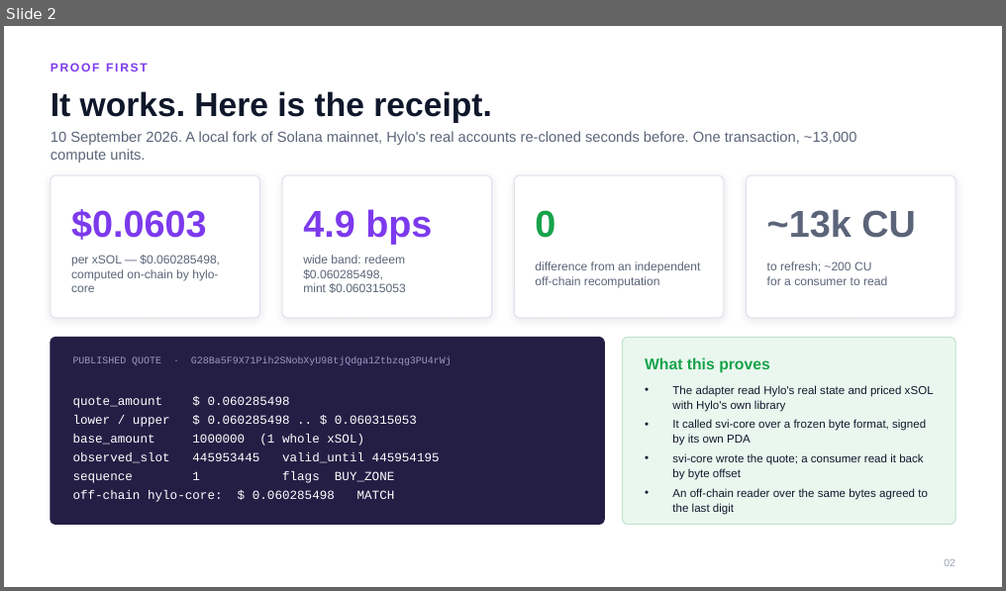
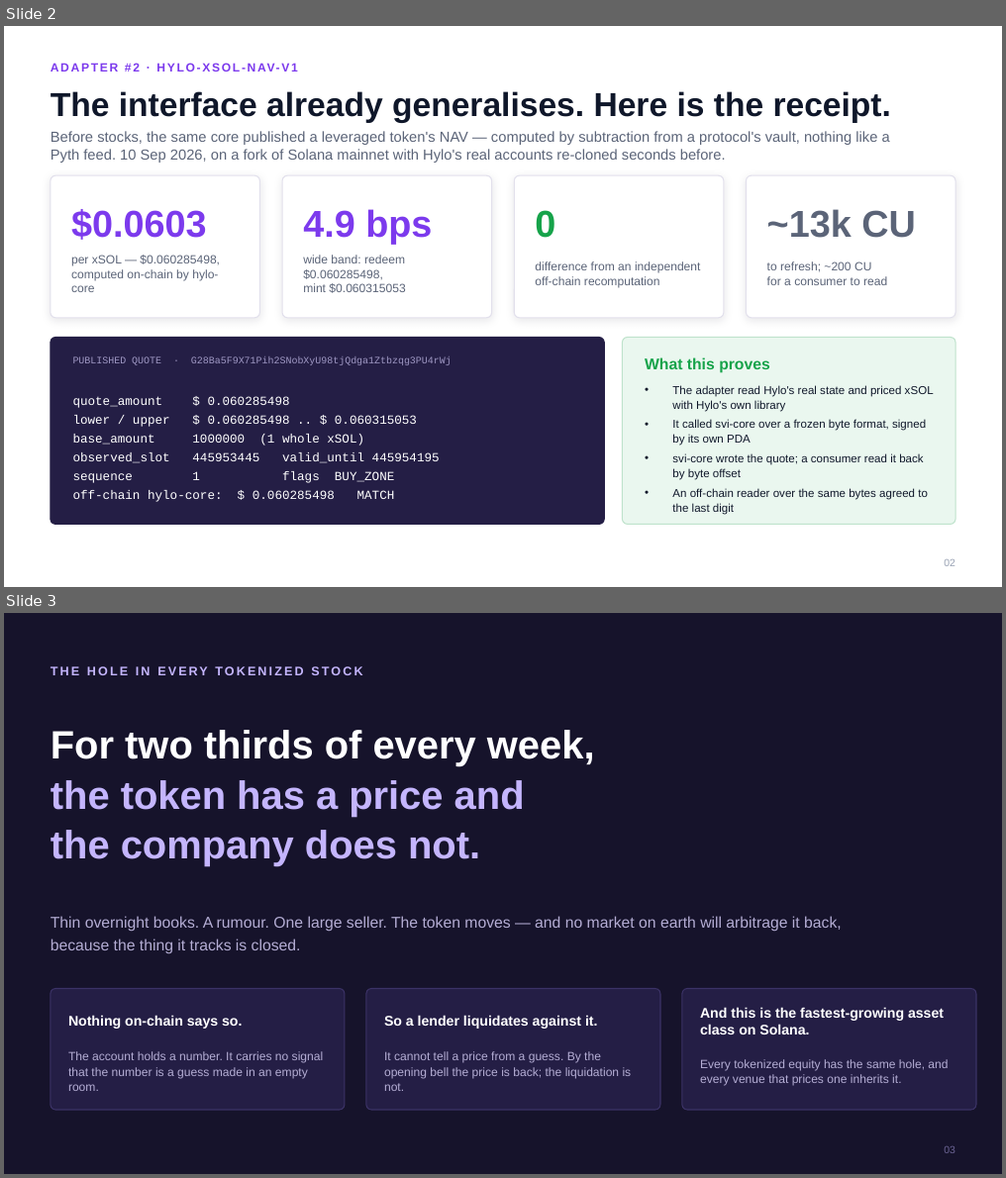
Before and after one commit to princedotrs/solana-valuation-interface, a slide deck: docs/deck/svi-pitch-deck.pptx. Shown one above the other, each under a label of ours: slide 2 before the commit, slides 2 and 3 after it. The pictures are 1006x591 and 1006x1178 pixels, drawn with LibreOffice and Linux fonts; fonts in the diff are those of the drawing. Boxes give left, top, right and bottom in pixels: in the first picture for what was removed or moved away, otherwise in the second. Text is boxed around its words. In the diff, an @@ line names an element or a change of style, - is before the commit and + after.

```diff
--- a/docs/deck/svi-pitch-deck.pptx
+++ b/docs/deck/svi-pitch-deck.pptx
@@ slide 3 added at [4,613,1002,1174], background #16132B @@
@@ text added at [51,666,362,675], 12 pt, text #C4B5FD, bold @@
+THE HOLE IN EVERY TOKENIZED STOCK
@@ text added at [51,730,595,866], 38 pt, text #C4B5FD, bold @@
+For two thirds of every week,
+the token has a price and
+the company does not.
@@ text added at [51,916,842,955], 15 pt, text #B4ADD4 @@
+Thin overnight books. A rumour. One large seller. The token moves — and no market on earth will arbitrage it back, because the thing it tracks is closed.
@@ rounded rectangle added at [51,989,345,1110], fill #241E45, outline #3B3266 1 pt @@
@@ rounded rectangle added at [366,989,660,1110], fill #241E45, outline #3B3266 1 pt @@
@@ rounded rectangle added at [682,989,976,1110], fill #241E45, outline #3B3266 1 pt @@
@@ text added at [68,1015,242,1029], 13.5 pt, text #FFFFFF, bold @@
+Nothing on-chain says so.
@@ text added at [384,1015,598,1029], 13.5 pt, text #FFFFFF, bold @@
+So a lender liquidates against it.
@@ text added at [700,1007,944,1035], 13.5 pt, text #FFFFFF, bold @@
+And this is the fastest-growing asset class on Solana.
@@ text added at [68,1052,324,1091], 11.5 pt, text #B4ADD4 @@
+The account holds a number. It carries no signal that the number is a guess made in an empty room.
@@ text added at [384,1052,632,1091], 11.5 pt, text #B4ADD4 @@
+It cannot tell a price from a guess. By the opening bell the price is back; the liquidation is not.
@@ text added at [700,1059,947,1086], 11.5 pt, text #B4ADD4 @@
+Every tokenized equity has the same hole, and every venue that prices one inherits it.
@@ text added at [944,1147,955,1154], 10 pt, text #6B6494 @@
+03
@@ slide 2 changed as well @@
@@ text at [51,91,891,123]: text changed @@
-It works. Here is the receipt.
+The interface already generalises. Here is the receipt.
@@ text at [51,131,890,163]: text changed @@
-10 September 2026. A local fork of Solana mainnet, Hylo's real accounts re-cloned seconds before. One transaction, ~13,000 compute units.
+Before stocks, the same core published a leveraged token's NAV — computed by subtraction from a protocol's vault, nothing like a Pyth feed. 10 Sep 2026, on a fork of Solana mainnet with Hylo's real accounts re-cloned seconds before.
@@ text at [696,385,934,397]: text changed @@
-PROOF FIRST
+ADAPTER #2 · HYLO-XSOL-NAV-V1
```
Also in this commit, not shown: 14 other slides changed, 4 other slides added, 4 slides removed, 3 other files.
